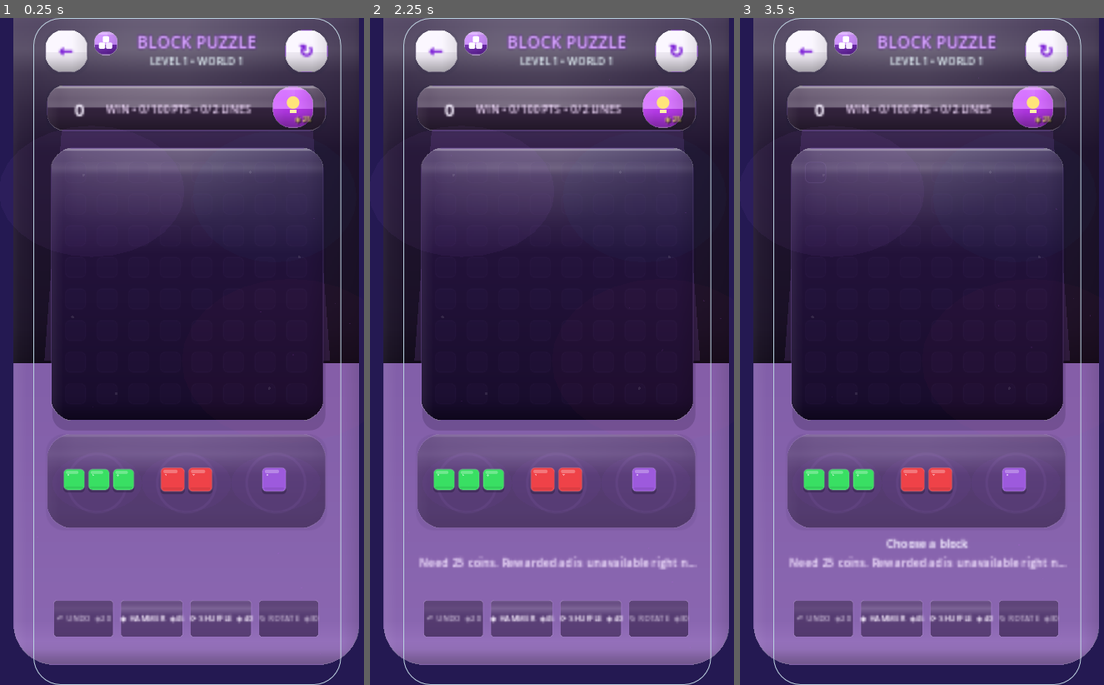
Above: before the commit, frames 1-3 (left to right).
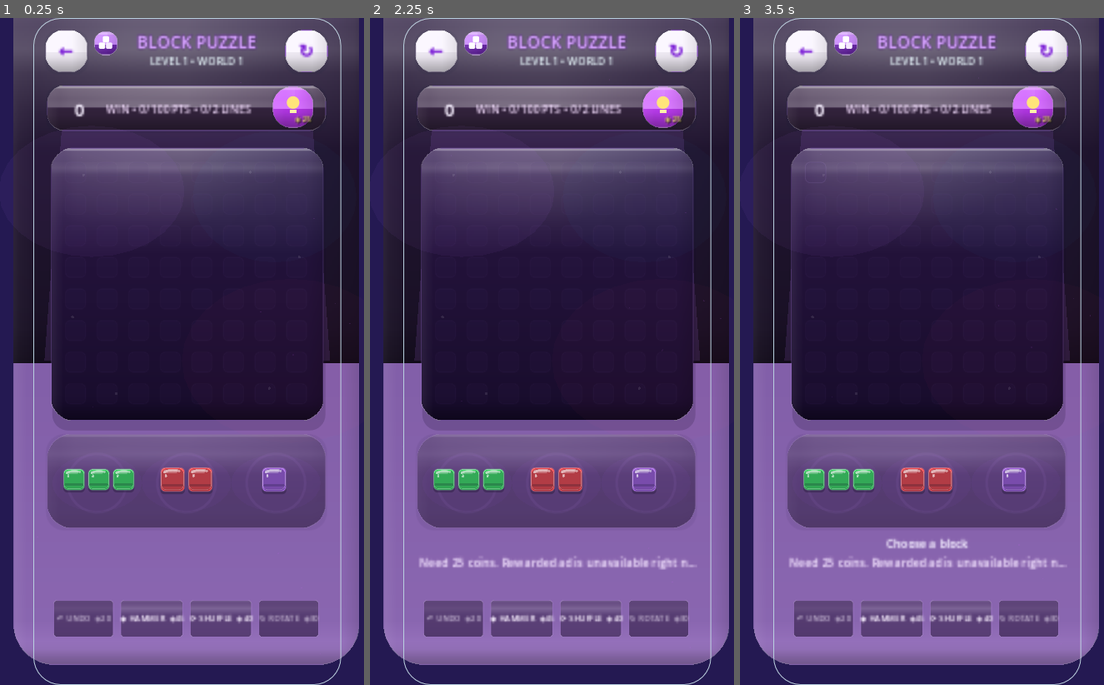
Above: after the commit, the same moments.

Repository: eghosa001/unjam
Game: Godot game, scene res://scenes/BlockPuzzle.tscn
Two runs of this game, one before a commit and one after it. Both use one fixed random seed, a clock stepped at 60 frames per second and the inputs below. This scene is started directly instead of the project's main scene.
Inputs (mouse positions are in pixels of both pictures, inside the frame that each line leads up to):
- Up to frame 1 (0.25 s): no input
- Up to frame 2 (2.25 s): click "←" at 0.5 s; click "↻" at 1.25 s; click "◈25" at 2 s
- Up to frame 3 (3.5 s): click (816, 171) at 2.77 s

The runs differ from the first frame. In frame 1, 1.1% of the frame differs, in the area x 17-79%, y 67-71%; in frame 2, 1.1%; in frame 3, 1.1%.

Commit message:
Use authored material on Block tray pieces

Diff:
--- a/scripts/ui/block_piece_button.gd
+++ b/scripts/ui/block_piece_button.gd
@@ -1,5 +1,7 @@
 extends Button
 class_name BlockPieceButton
+
+const AUTHORED_TILE_OVERLAY: Texture2D = preload("res://assets/art/gameplay/block_tile_overlay.svg")
 
 const DragPreview = preload("res://scripts/ui/block_drag_preview.gd")
 const TOUCH_LIFT := 132.0
@@ -474,6 +476,7 @@
 	var shadow := Rect2(rect.position + Vector2(0, maxf(2.0, rect.size.y * 0.10)), rect.size)
 	draw_style_box(_style(Color(0.02,0.025,0.08,0.26), Color.TRANSPARENT, 0, radius), shadow)
 	draw_style_box(_style(fill, Color(fill.lightened(0.30),0.42), 1, radius), rect)
+	draw_texture_rect(AUTHORED_TILE_OVERLAY, rect.grow(1.0), false, Color.WHITE)
 	var lower := Rect2(Vector2(rect.position.x + rect.size.x*0.09, rect.end.y - rect.size.y*0.18), Vector2(rect.size.x*0.82, rect.size.y*0.10))
 	draw_style_box(_style(Color(fill.darkened(0.34),0.24), Color.TRANSPARENT, 0, maxi(2,radius/2)), lower)
 	var gloss := Rect2(rect.position + Vector2(rect.size.x*0.12,rect.size.y*0.10), Vector2(rect.size.x*0.58,maxf(3.0,rect.size.y*0.14)))
